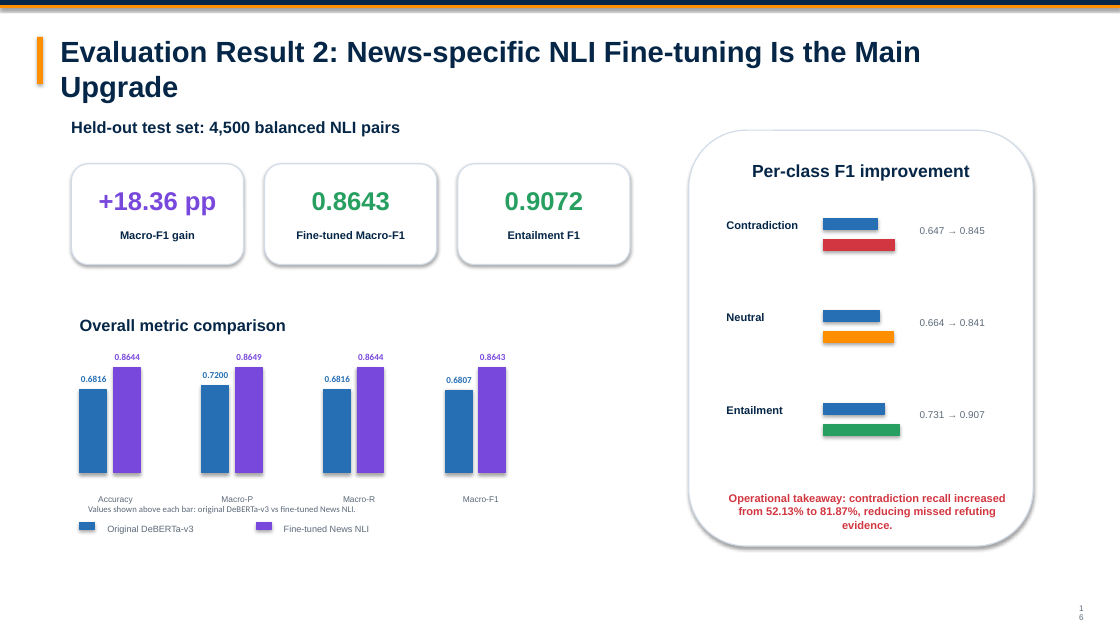
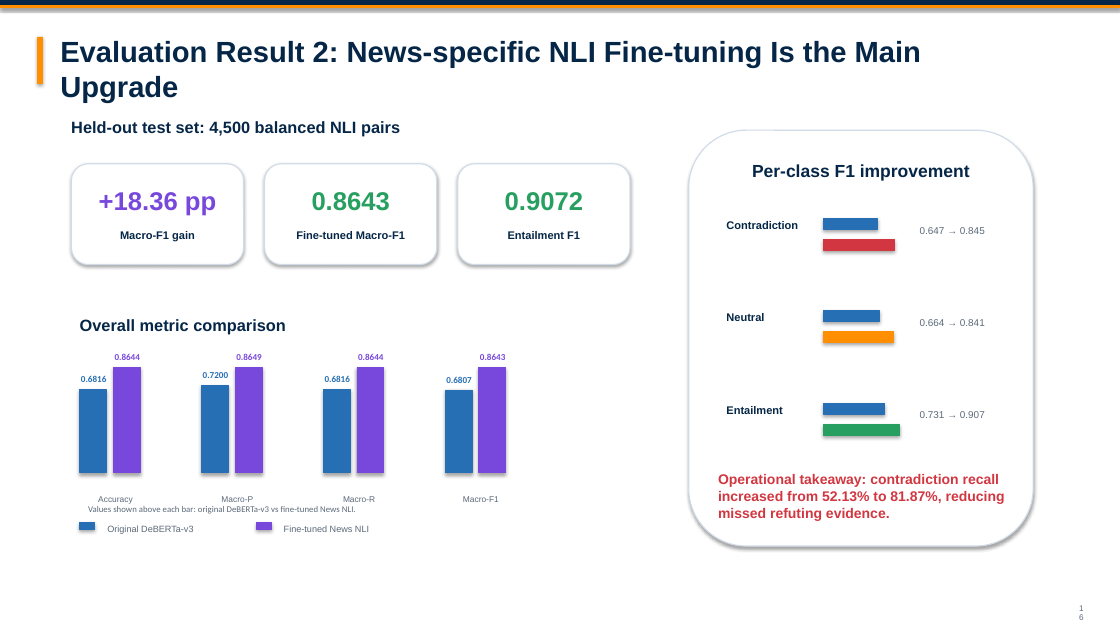
Before and after one commit to YuchenSun1112/Fake-News-Detection-and-Analysis-System-for-Online-News-and-Social-Media, a slide deck: slide 14 of submission/slides.pptx (slide 16 before the commit). Drawn at 1120x630 pixels with LibreOffice and Linux fonts; fonts in the diff are those of the drawing. Boxes give left, top, right and bottom in pixels: in the first picture for what was removed or moved away, otherwise in the second. Text is boxed around its words. In the diff, an @@ line names an element or a change of style, - is before the commit and + after.

```diff
--- a/submission/slides.pptx
+++ b/submission/slides.pptx
@@ text "Operational takeaway: contradiction recall increased ...": place and size @@
-text "Operational takeaway: contradiction recall increased ..." at box(729, 494, 1006, 529)
+text "Operational takeaway: contradiction recall increased ..." at box(718, 474, 1005, 521)
@@ text "Operational takeaway: contradiction recall increased ..." at box(718, 474, 1005, 521): size 9.5 to 12 pt; alignment centre to left @@
```
Also in this commit, not shown: 13 other slides changed, 2 slides removed, 28 other files.
